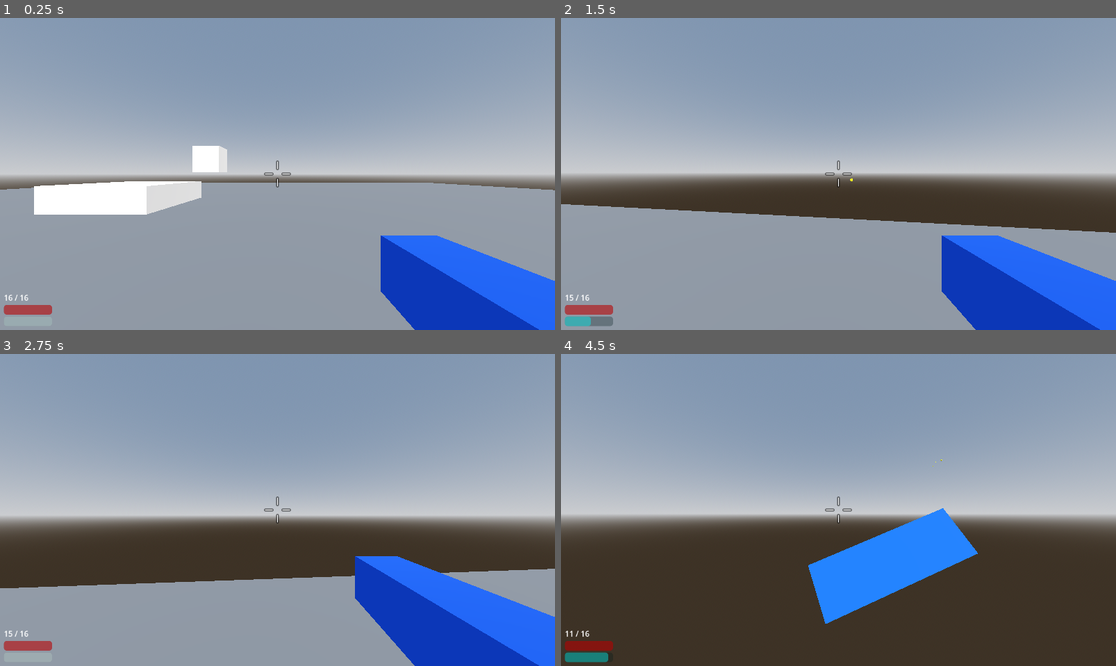
Above: before the commit, frames 1-4 (two rows, left to right).
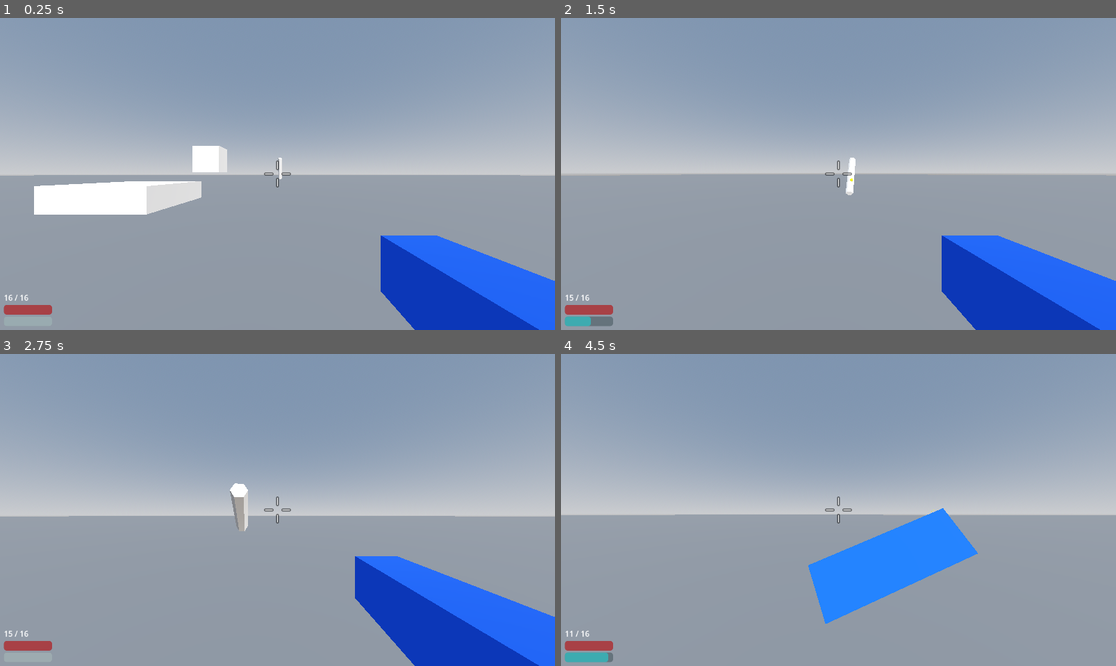
Above: after the commit, the same moments.

Repository: rsrasmu2/Brackeys2025
Game: Godot game, scene res://assets/test_environment/test_environment.tscn
The game is run twice, just before and just after one commit, with the same random seed, the same clock (stepped at 60 frames per second) and the same inputs. This scene is started directly instead of the project's main scene.
Inputs (mouse positions are in pixels of both pictures, inside the frame that each line leads up to):
- Up to frame 1 (0.25 s): no input
- Up to frame 2 (1.5 s): tap Enter at 0.5 s; move the mouse to (866, 174) at 0.52 s; hold Shift (dash) 0.53-1.28 s; hold W (move_forward) from 0.53 s (still down); tap Space (jump) at 0.77 s; move the mouse to (810, 174) at 1.27 s; click (810, 174) at 1.35 s
- Up to frame 3 (2.75 s): keep holding W (move_forward); tap Space (jump) at 1.52 s; move the mouse to (288, 503) at 2.02 s; hold Right mouse button (melee) from 2.03 s (still down)
- Up to frame 4 (4.5 s): keep holding W (move_forward); move the mouse to (832, 516) at 2.77 s; release Right mouse button (melee) at 2.78 s; tap Shift (dash) at 2.85 s; tap Space (jump) at 3.02, 3.77 s; move the mouse to (877, 513) at 3.52 s; press the mouse at (877, 513) at 3.53 s; move the mouse to (794, 506) at 4.27 s; release the mouse at (794, 506) at 4.28 s; right-click (794, 506) at 4.35 s

The runs differ from the first frame. In frame 1, 2.2% of the frame differs, in the area x 0-100%, y 44-62%; in frame 2, 13%; in frame 3, 19%; in frame 4, 43%, in the area x 0-100%, y 33-100%.

Commit message:
Fix-ish Pillar movement and attack

Diff:
--- a/assets/enemy/enemy_base/enemy.tscn
+++ b/assets/enemy/enemy_base/enemy.tscn
@@ -1,9 +1,12 @@
-[gd_scene load_steps=5 format=3 uid="uid://cr5r7kt1j1ati"]
+[gd_scene load_steps=6 format=3 uid="uid://cr5r7kt1j1ati"]
 
 [ext_resource type="Script" uid="uid://dxqniy5yhd62o" path="res://assets/enemy/enemy_base/enemy.gd" id="1_bmprh"]
 [ext_resource type="Script" uid="uid://dhefwn5nr2dpi" path="res://assets/enemy/enemy_base/enemy_target.gd" id="3_aal2b"]
 [ext_resource type="PackedScene" uid="uid://dkp5y0u8pd54k" path="res://assets/common/health/health.tscn" id="4_jeskp"]
 [ext_resource type="PackedScene" uid="uid://bpycvx6icpx8o" path="res://assets/common/enemy_health_bar/health_bar.tscn" id="5_tc55m"]
+
+[sub_resource type="ViewportTexture" id="ViewportTexture_o0alw"]
+viewport_path = NodePath("SubViewport")
 
 [node name="Enemy" type="CharacterBody3D"]
 collision_layer = 4
@@ -16,6 +19,7 @@
 [node name="Health" parent="." instance=ExtResource("4_jeskp")]
 
 [node name="HealthBar" parent="." node_paths=PackedStringArray("health") instance=ExtResource("5_tc55m")]
+texture = SubResource("ViewportTexture_o0alw")
 health = NodePath("../Health")
 size = Vector2(160, 20)
 
--- a/assets/enemy/enemy_pillar/enemy_pillar.tscn
+++ b/assets/enemy/enemy_pillar/enemy_pillar.tscn
@@ -1,10 +1,11 @@
-[gd_scene load_steps=10 format=3 uid="uid://blrh806e5yssb"]
+[gd_scene load_steps=12 format=3 uid="uid://blrh806e5yssb"]
 
 [ext_resource type="PackedScene" uid="uid://cr5r7kt1j1ati" path="res://assets/enemy/enemy_base/enemy.tscn" id="1_red0b"]
 [ext_resource type="PackedScene" uid="uid://ksrtlxdhhtvb" path="res://assets/enemy/enemy_pillar/Enemy_Pillar.glb" id="2_n7fcf"]
 [ext_resource type="Script" uid="uid://c57rja73wx5tf" path="res://assets/enemy/enemy_pillar/pillar_idle.gd" id="3_5qy18"]
 [ext_resource type="Script" uid="uid://da5q7hn5atihn" path="res://assets/enemy/enemy_pillar/pillar_follow.gd" id="4_5qy18"]
 [ext_resource type="Script" uid="uid://cwrysv1cwpwav" path="res://assets/enemy/enemy_pillar/pillar_attack.gd" id="4_n7fcf"]
+[ext_resource type="Script" uid="uid://jgmelc3l8nm4" path="res://assets/enemy/enemy_pillar/ground_detection.gd" id="6_sicnd"]
 
 [sub_resource type="CylinderShape3D" id="CylinderShape3D_5qy18"]
 height = 6.0
@@ -17,7 +18,10 @@
 size = Vector3(1, 6, 0.8)
 
 [sub_resource type="BoxShape3D" id="BoxShape3D_sicnd"]
-size = Vector3(0.985, 4.5, 0.813)
+size = Vector3(0.985, 6, 0.920174)
+
+[sub_resource type="BoxShape3D" id="BoxShape3D_vdavr"]
+size = Vector3(0.920166, 0.496948, 0.571671)
 
 [node name="EnemyPillar" node_paths=PackedStringArray("state_nodes") instance=ExtResource("1_red0b")]
 state_nodes = {
@@ -56,7 +60,9 @@
 [node name="PillarAttack" type="Area3D" parent="." index="7" node_paths=PackedStringArray("controller", "target")]
 transform = Transform3D(1, 0, 0, 0, 1, 0, 0, 0, 1, 0, 0, -0.183784)
 collision_layer = 4
-collision_mask = 2
+collision_mask = 6
+monitoring = false
+monitorable = false
 script = ExtResource("4_n7fcf")
 controller = NodePath("..")
 target = NodePath("../EnemyTarget")
@@ -73,11 +79,23 @@
 wait_time = 1.5
 one_shot = true
 
-[node name="GroundDetection" type="Area3D" parent="." index="8"]
+[node name="GroundDetection" type="Area3D" parent="." index="8" node_paths=PackedStringArray("controller")]
 collision_layer = 4
+monitorable = false
+script = ExtResource("6_sicnd")
+controller = NodePath("..")
 
 [node name="CollisionShape3D" type="CollisionShape3D" parent="GroundDetection" index="0"]
-transform = Transform3D(1, 0, 0, 0, 1, 0, 0, 0, 1, -0.006, 3.8, 0.335)
+transform = Transform3D(1, 0, 0, 0, 1, 0, 0, 0, 1, -0.006, 3, 0.415149)
 shape = SubResource("BoxShape3D_sicnd")
 
+[node name="EndDetection" type="Area3D" parent="." index="9"]
+collision_layer = 4
+monitoring = false
+monitorable = false
+
+[node name="CollisionShape3D" type="CollisionShape3D" parent="EndDetection" index="0"]
+transform = Transform3D(1, 0, 0, 0, 1, 0, 0, 0, 1, -0.0150146, 5.77015, 0.128103)
+shape = SubResource("BoxShape3D_vdavr")
+
 [connection signal="body_entered" from="PillarAttack" to="PillarAttack" method="_on_body_entered"]
--- /dev/null
+++ b/assets/enemy/enemy_pillar/ground_detection.gd
@@ -0,0 +1,7 @@
+extends Area3D
+
+@export var controller: Enemy
+
+func _physics_process(delta: float) -> void:
+	if len(get_overlapping_bodies()) > 0:
+		controller.global_position.y += 0.05
--- a/assets/enemy/enemy_pillar/pillar_attack.gd
+++ b/assets/enemy/enemy_pillar/pillar_attack.gd
@@ -3,64 +3,74 @@
 @export var controller: Enemy
 @export var target: EnemyTarget
 @export var damage: int = 40
-@export var knockback: float = 30
-@export var rotation_rate: float = -0.6
+@export var knockback: float = 25
+@export var rotation_rate: float = -0.8
 @export var recovery_rate: float = 0.01
 
 var current_rotation: float = 0
-var end_basis: Basis
+var end_forward: Vector3
 
 var _damage_dealt: bool = false
+var _returning: bool = false
+
+func _ready() -> void:
+	set_physics_process(false)
 
 func enter() -> void:
+	_returning = false
 	_damage_dealt = false
+	controller.look_at(target.target.global_position)
 	monitoring = true
-	controller.look_at(target.target.global_position)
-	end_basis = controller.basis
+	end_forward = -controller.basis.z
 	current_rotation = rotation_rate * 2 * PI
-	$"../GroundDetection".connect("body_entered", _on_ground_detection_body_entered)
-	$"../GroundDetection".monitoring = true
+	$"../EndDetection".monitoring = true
+	$"../EndDetection".connect("body_entered", _on_end_detected)
 	set_physics_process(true)
 
 func exit() -> void:
 	monitoring = false
-	$"../GroundDetection".disconnect("body_entered", _on_ground_detection_body_entered)
-	$"../GroundDetection".monitoring = false
+	$"../EndDetection".monitoring = false
+	$"../EndDetection".disconnect("body_entered", _on_end_detected)
 	set_physics_process(false)
 
 func _physics_process(delta: float) -> void:
-	if len(get_overlapping_bodies()) > 0:
-		controller.rotation.x += 0.1 * PI
+	if _returning:
 		return
-	controller.rotation.x += current_rotation * delta
+	if len(get_overlapping_bodies()) > 1:
+		controller.rotate(controller.basis.x, 0.1 * PI)
+		return
+	controller.rotate(controller.basis.x, current_rotation * delta)
 
 
-func _on_ground_detection_body_entered(body: Node3D) -> void:
-	monitoring = false
-	set_physics_process(false)
-	current_rotation = 0
-	$"../GroundDetection".set_deferred("monitoring", false)
+func _on_end_detected(body: Node3D) -> void:
+	_returning = true
+	$"../EndDetection".set_deferred("monitoring", false)
+	set_deferred("monitoring", false)
 	$WaitTimer.start()
 	await $WaitTimer.timeout
 	var tween = create_tween()
-	var start_basis = controller.basis
-	tween.tween_method(tween_basis.bind(start_basis, end_basis), 0.0, 1.0, 2.0)
+	var start_forward = -controller.basis.z
+	tween.tween_method(slerp_forward.bind(start_forward, end_forward), 0.0, 1.0, 2.0)
 	await tween.finished
 	$Timer.start()
 	await $Timer.timeout
 	controller.state = controller.EnemyState.Idle
 
-func tween_basis(weight: float, start: Basis, end: Basis):
-	controller.basis = start.slerp(end, weight)
-
+func slerp_forward(weight: float, from: Vector3, to: Vector3) -> void:
+	controller.look_at(controller.global_position + from.slerp(to, weight))
 
 func _on_body_entered(body: Node3D) -> void:
+	if not body.has_method("take_damage"):
+		return
+
+	var displacement := (body.global_position - global_position)
+	displacement.y = 0
+	var direction := displacement.normalized()
+	body.take_damage(0, displacement * knockback)
+
 	if _damage_dealt:
 		return
-	if body.has_method("take_damage"):
-		var displacement := (body.global_position - global_position)
-		displacement.y = 0
-		var direction := displacement.normalized()
-		print(direction * knockback)
-		body.take_damage(damage, direction * knockback)
+
+	if body.collision_layer == 2 and body.has_method("take_damage"):
+		body.take_damage(damage, Vector3.ZERO)
 		_damage_dealt = true
--- a/assets/enemy/enemy_pillar/pillar_follow.gd
+++ b/assets/enemy/enemy_pillar/pillar_follow.gd
@@ -3,60 +3,50 @@
 @export var controller: Enemy
 @export var target: EnemyTarget
 
-@export var collision_damage: float = 15
-@export var collision_knockback: float = 30
-
 @export var rotation_rate: float = -0.4
 
-@export var distance_to_follow: float = 50.0
-var _sqr_follow_distance: float = distance_to_follow * distance_to_follow
+var end_forward: Vector3
+var current_rotation: float = 0
 
-@export var distance_to_attack: float = 7.0
-var _sqr_attack_distance: float = distance_to_attack * distance_to_attack
+var _target_forward: Vector3
 
-var current_rotation: float = 0
-var end_basis: Basis
+func _ready() -> void:
+	set_physics_process(false)
 
 func _physics_process(delta: float) -> void:
-	if len($"../PillarAttack".get_overlapping_bodies()) > 0:
-		controller.rotation.x += 0.1 * PI
-		return
-	controller.rotation.x += current_rotation * delta
+	controller.rotate(controller.basis.x, current_rotation * delta)
 
-
-func _on_ground_detection_body_entered(body: Node3D) -> void:
+func _on_end_detected(body: Node3D) -> void:
+	$"../EndDetection".set_deferred("monitoring", false)
 	set_physics_process(false)
-	$"../GroundDetection".set_deferred("monitoring", false)
 	$WaitTimer.start()
 	await $WaitTimer.timeout
-	controller.rotation.y += PI
-	controller.position += -controller.transform.basis.y * 6
-	if controller.is_on_floor():
-		controller.global_position.y += 0.1
-	var start_basis = controller.basis
+	controller.global_position += controller.basis.y * 6
+	controller.rotate(controller.basis.z, PI)
+	var start_forward = -controller.basis.z
 	var tween = create_tween()
-	tween.tween_method(tween_basis.bind(start_basis, end_basis), 0.0, 1.0, 1.0)
+	tween.tween_method(slerp_forward.bind(start_forward, end_forward), 0.0, 1.0, 1.0)
 	await tween.finished
 	controller.rotate_y(PI)
 	$WaitTimer.start()
 	await $WaitTimer.timeout
 	controller.state = controller.EnemyState.Idle
 
-func tween_basis(weight: float, start: Basis, end: Basis):
-	controller.basis = start.slerp(end, weight)
-
 func enter() -> void:
+	controller.gravity_enabled = false
 	controller.look_at(target.target.global_position)
-	set_process(true)
 	set_physics_process(true)
 	current_rotation = rotation_rate * 2 * PI
-	end_basis = controller.basis.rotated(Vector3.UP, PI)
-	$"../GroundDetection".connect("body_entered", _on_ground_detection_body_entered)
-	$"../GroundDetection".monitoring = true
+	end_forward = controller.basis.z
+	$"../EndDetection".connect("body_entered", _on_end_detected)
+	$"../EndDetection".monitoring = true
 
 
 func exit() -> void:
-	set_process(false)
+	controller.gravity_enabled = true
 	set_physics_process(false)
-	$"../GroundDetection".monitoring = false
-	$"../GroundDetection".disconnect("body_entered", _on_ground_detection_body_entered)
+	$"../EndDetection".monitoring = false
+	$"../EndDetection".disconnect("body_entered", _on_end_detected)
+
+func slerp_forward(weight: float, from: Vector3, to: Vector3) -> void:
+	controller.look_at(controller.global_position + from.slerp(to, weight))
--- a/assets/test_environment/test_environment.tscn
+++ b/assets/test_environment/test_environment.tscn
@@ -16,10 +16,10 @@
 tonemap_mode = 2
 
 [sub_resource type="BoxMesh" id="BoxMesh_gt7mp"]
-size = Vector3(50, 1, 50)
+size = Vector3(500, 1, 500)
 
 [sub_resource type="BoxShape3D" id="BoxShape3D_bgy8f"]
-size = Vector3(50, 1, 50)
+size = Vector3(500, 1, 500)
 
 [sub_resource type="BoxMesh" id="BoxMesh_bgy8f"]
 size = Vector3(4, 1, 4)
@@ -77,7 +77,7 @@
 transform = Transform3D(1, 0, 0, 0, 1, 0, 0, 0, 1, 0.329531, 2.38419e-07, 0.385006)
 
 [node name="EnemyPillar" parent="." node_paths=PackedStringArray("state_nodes") instance=ExtResource("2_ih0re")]
-transform = Transform3D(1, 0, 0, 0, 1, 0, 0, 0, 1, 14.0475, 0, -5.66754)
+transform = Transform3D(1, 0, 0, 0, 1, 0, 0, 0, 1, 1.00294, 0.000351155, -41.212)
 state_nodes = {
 0: NodePath("PillarIdle"),
 1: NodePath("PillarFollow"),
Not shown, added: assets/enemy/enemy_pillar/ground_detection.gd.uid
